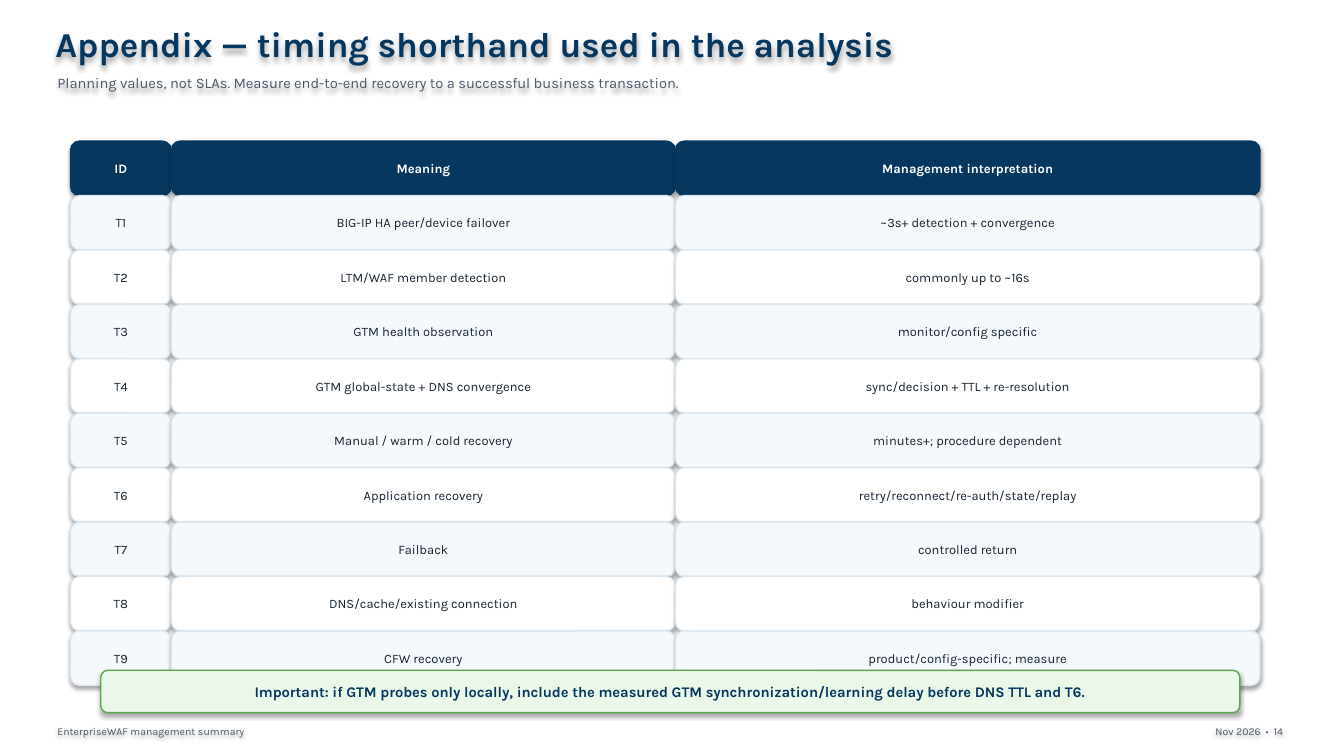
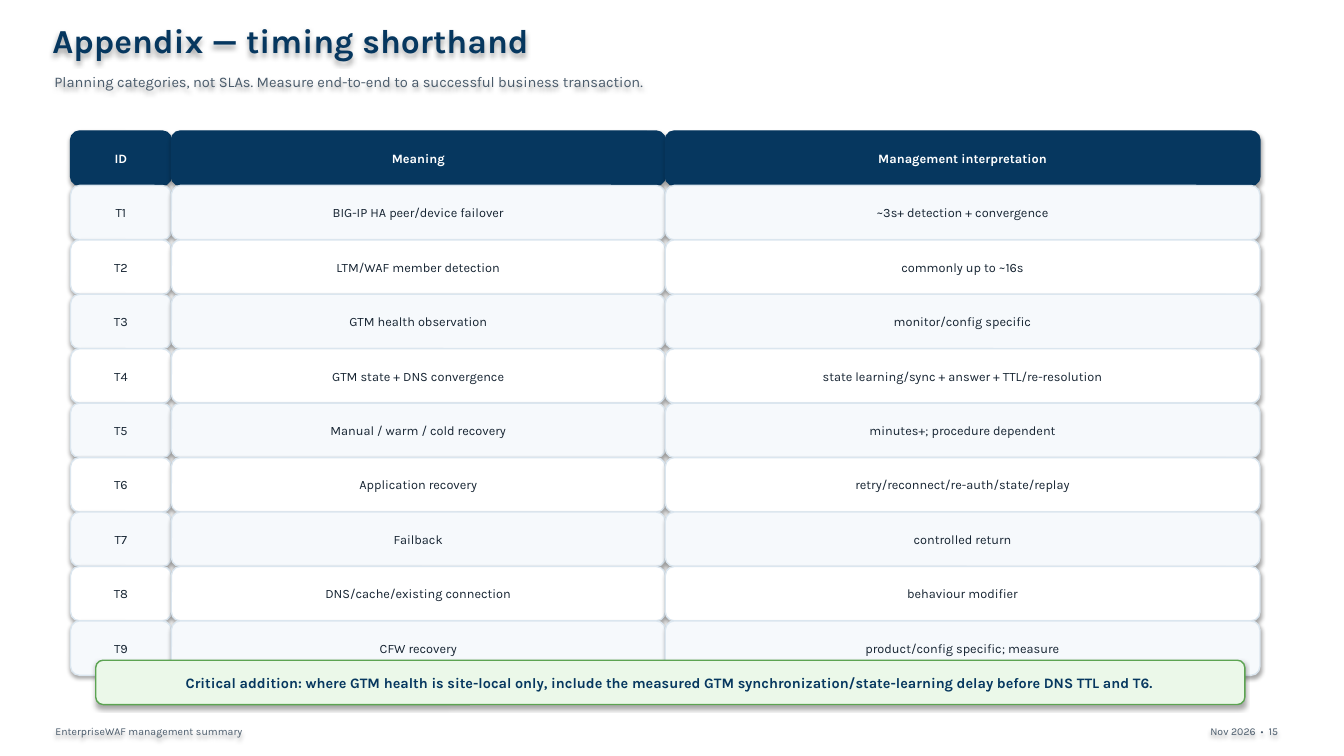
Before and after one commit to jfang88/EnterpriseWAF, a slide deck: slide 15 of management-artifacts/EnterpriseWAF_Management_Summary.pptx (slide 14 before the commit). Drawn at 1344x756 pixels with LibreOffice and Linux fonts; fonts in the diff are those of the drawing. Boxes give left, top, right and bottom in pixels: in the first picture for what was removed or moved away, otherwise in the second. Text is boxed around its words. In the diff, an @@ line names an element or a change of style, - is before the commit and + after.

```diff
--- a/management-artifacts/EnterpriseWAF_Management_Summary.pptx
+++ b/management-artifacts/EnterpriseWAF_Management_Summary.pptx
@@ text at bbox=[52, 29, 528, 62]: text changed; size 25 to 24 pt @@
-Appendix — timing shorthand used in the analysis
+Appendix — timing shorthand
@@ text at bbox=[54, 77, 643, 91]: text changed @@
-Planning values, not SLAs. Measure end-to-end recovery to a successful business transaction.
+Planning categories, not SLAs. Measure end-to-end to a successful business transaction.
@@ rounded rectangle "Meaning": place and size @@
-rounded rectangle "Meaning" at bbox=[171, 141, 676, 196]
+rounded rectangle "Meaning" at bbox=[171, 131, 665, 186]
@@ rounded rectangle "Management interpretation": place and size @@
-rounded rectangle "Management interpretation" at bbox=[676, 141, 1260, 196]
+rounded rectangle "Management interpretation" at bbox=[665, 131, 1260, 186]
@@ rounded rectangle "BIG-IP HA peer/device failover": place and size @@
-rounded rectangle "BIG-IP HA peer/device failover" at bbox=[171, 196, 676, 250]
+rounded rectangle "BIG-IP HA peer/device failover" at bbox=[171, 186, 665, 240]
@@ rounded rectangle "~3s+ detection + convergence": place and size @@
-rounded rectangle "~3s+ detection + convergence" at bbox=[676, 196, 1260, 250]
+rounded rectangle "~3s+ detection + convergence" at bbox=[665, 186, 1260, 240]
@@ rounded rectangle "LTM/WAF member detection": place and size @@
-rounded rectangle "LTM/WAF member detection" at bbox=[171, 250, 676, 304]
+rounded rectangle "LTM/WAF member detection" at bbox=[171, 240, 665, 294]
@@ rounded rectangle "commonly up to ~16s": place and size @@
-rounded rectangle "commonly up to ~16s" at bbox=[676, 250, 1260, 304]
+rounded rectangle "commonly up to ~16s" at bbox=[665, 240, 1260, 294]
@@ rounded rectangle "GTM health observation": place and size @@
-rounded rectangle "GTM health observation" at bbox=[171, 304, 676, 359]
+rounded rectangle "GTM health observation" at bbox=[171, 294, 665, 349]
@@ rounded rectangle "monitor/config specific": place and size @@
-rounded rectangle "monitor/config specific" at bbox=[676, 304, 1260, 359]
+rounded rectangle "monitor/config specific" at bbox=[665, 294, 1260, 349]
@@ 10 rounded rectangles: place and size @@
-10 rounded rectangles at bbox=[71, 141, 171, 686]
+10 rounded rectangles at bbox=[71, 131, 171, 676]
@@ rounded rectangle "GTM state + DNS convergence": place and size @@
-rounded rectangle "GTM state + DNS convergence" at bbox=[171, 359, 676, 413]
+rounded rectangle "GTM state + DNS convergence" at bbox=[171, 349, 665, 403]
@@ rounded rectangle "state learning/sync + answer + ...": place and size @@
-rounded rectangle "state learning/sync + answer + ..." at bbox=[676, 359, 1260, 413]
+rounded rectangle "state learning/sync + answer + ..." at bbox=[665, 349, 1260, 403]
@@ text in rounded rectangle at bbox=[332, 373, 504, 384]: text changed; size 9.2 to 9.1 pt @@
-GTM global-state + DNS convergence
+GTM state + DNS convergence
@@ text in rounded rectangle at bbox=[823, 371, 1102, 384]: text changed; size 9.2 to 9.1 pt @@
-sync/decision + TTL + re-resolution
+state learning/sync + answer + TTL/re-resolution
@@ rounded rectangle "Manual / warm / cold ...": place and size @@
-rounded rectangle "Manual / warm / cold ..." at bbox=[171, 413, 676, 468]
+rounded rectangle "Manual / warm / cold ..." at bbox=[171, 403, 665, 458]
@@ rounded rectangle "minutes+; procedure dependent": place and size @@
-rounded rectangle "minutes+; procedure dependent" at bbox=[676, 413, 1260, 468]
+rounded rectangle "minutes+; procedure dependent" at bbox=[665, 403, 1260, 458]
@@ rounded rectangle "Application recovery": place and size @@
-rounded rectangle "Application recovery" at bbox=[171, 468, 676, 522]
+rounded rectangle "Application recovery" at bbox=[171, 458, 665, 512]
@@ rounded rectangle "retry/reconnect/re-auth/state/replay": place and size @@
-rounded rectangle "retry/reconnect/re-auth/state/replay" at bbox=[676, 468, 1260, 522]
+rounded rectangle "retry/reconnect/re-auth/state/replay" at bbox=[665, 458, 1260, 512]
@@ rounded rectangle "Failback": place and size @@
-rounded rectangle "Failback" at bbox=[171, 522, 676, 577]
+rounded rectangle "Failback" at bbox=[171, 512, 665, 567]
@@ rounded rectangle "controlled return": place and size @@
-rounded rectangle "controlled return" at bbox=[676, 522, 1260, 577]
+rounded rectangle "controlled return" at bbox=[665, 512, 1260, 567]
@@ size 9.2 to 9.1 pt in 27 elements at bbox=[71, 403, 171, 458], bbox=[71, 512, 171, 567], bbox=[71, 621, 171, 676], bbox=[71, 131, 171, 186], bbox=[71, 186, 171, 240], bbox=[71, 240, 171, 294], bbox=[71, 294, 171, 349], bbox=[71, 458, 171, 512], bbox=[71, 567, 171, 621], bbox=[71, 349, 171, 403], bbox=[665, 131, 1260, 186], bbox=[665, 186, 1260, 240], bbox=[665, 240, 1260, 294], bbox=[665, 294, 1260, 349], bbox=[665, 403, 1260, 458], bbox=[665, 458, 1260, 512], bbox=[665, 512, 1260, 567], bbox=[665, 567, 1260, 621], bbox=[171, 403, 665, 458], bbox=[171, 512, 665, 567], bbox=[171, 621, 665, 676], bbox=[171, 131, 665, 186], bbox=[171, 186, 665, 240], bbox=[171, 240, 665, 294], bbox=[171, 294, 665, 349], bbox=[171, 458, 665, 512], bbox=[171, 567, 665, 621] @@
@@ rounded rectangle "DNS/cache/existing connection": place and size @@
-rounded rectangle "DNS/cache/existing connection" at bbox=[171, 577, 676, 631]
+rounded rectangle "DNS/cache/existing connection" at bbox=[171, 567, 665, 621]
@@ rounded rectangle "behaviour modifier": place and size @@
-rounded rectangle "behaviour modifier" at bbox=[676, 577, 1260, 631]
+rounded rectangle "behaviour modifier" at bbox=[665, 567, 1260, 621]
@@ rounded rectangle "CFW recovery": place and size @@
-rounded rectangle "CFW recovery" at bbox=[171, 631, 676, 686]
+rounded rectangle "CFW recovery" at bbox=[171, 621, 665, 676]
@@ rounded rectangle "product/config specific; measure": place and size @@
-rounded rectangle "product/config specific; measure" at bbox=[676, 631, 1260, 686]
+rounded rectangle "product/config specific; measure" at bbox=[665, 621, 1260, 676]
@@ text in rounded rectangle at bbox=[865, 643, 1059, 656]: text changed; size 9.2 to 9.1 pt @@
-product/config-specific; measure
+product/config specific; measure
@@ rounded rectangle "Critical addition: where GTM health ...": place and size @@
-rounded rectangle "Critical addition: where GTM health ..." at bbox=[101, 670, 1240, 713]
+rounded rectangle "Critical addition: where GTM health ..." at bbox=[96, 660, 1245, 705]
@@ text in rounded rectangle at bbox=[186, 677, 1152, 692]: text changed; size 10.5 to 10.3 pt @@
-Important: if GTM probes only locally, include the measured GTM synchronization/learning delay before DNS TTL and T6.
+Critical addition: where GTM health is site-local only, include the measured GTM synchronization/state-learning delay before DNS TTL and T6.
@@ text at bbox=[1210, 728, 1278, 735]: text changed @@
-Nov 2026 • 14
+Nov 2026 • 15
```
Also in this commit, not shown: 5 other slides changed, 9 slides added, 8 slides removed, 4 other files.
